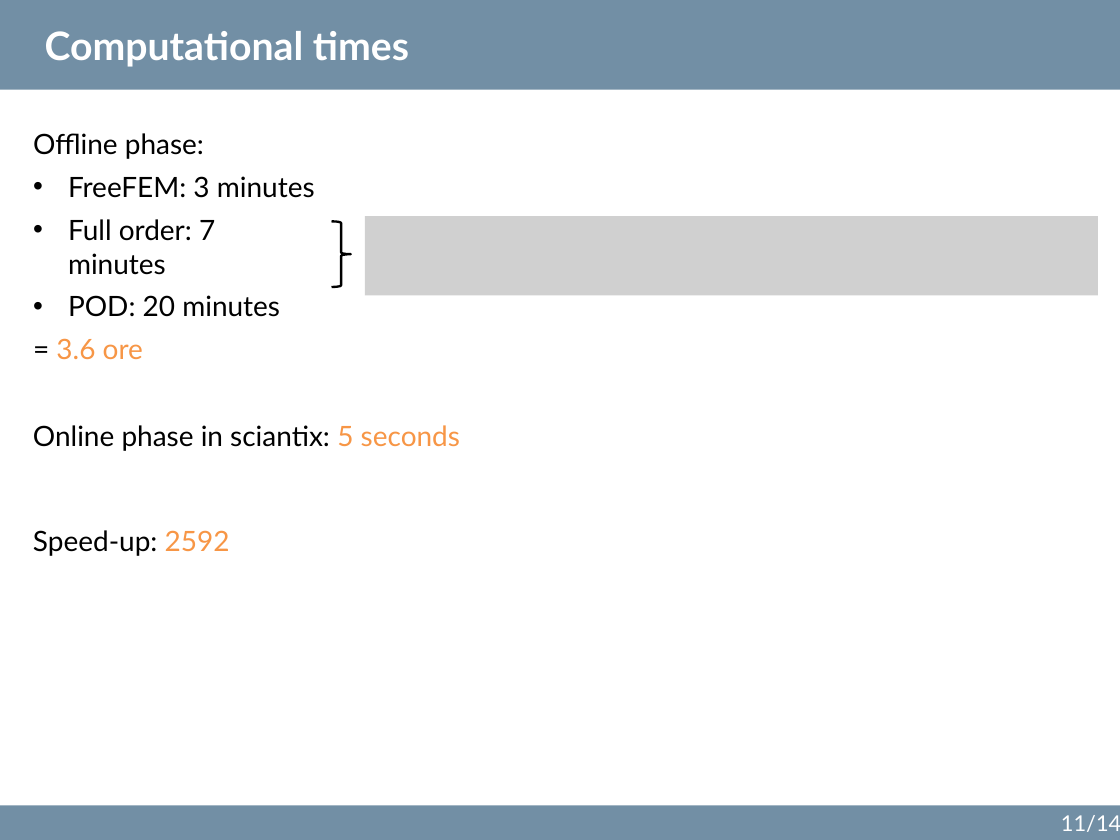
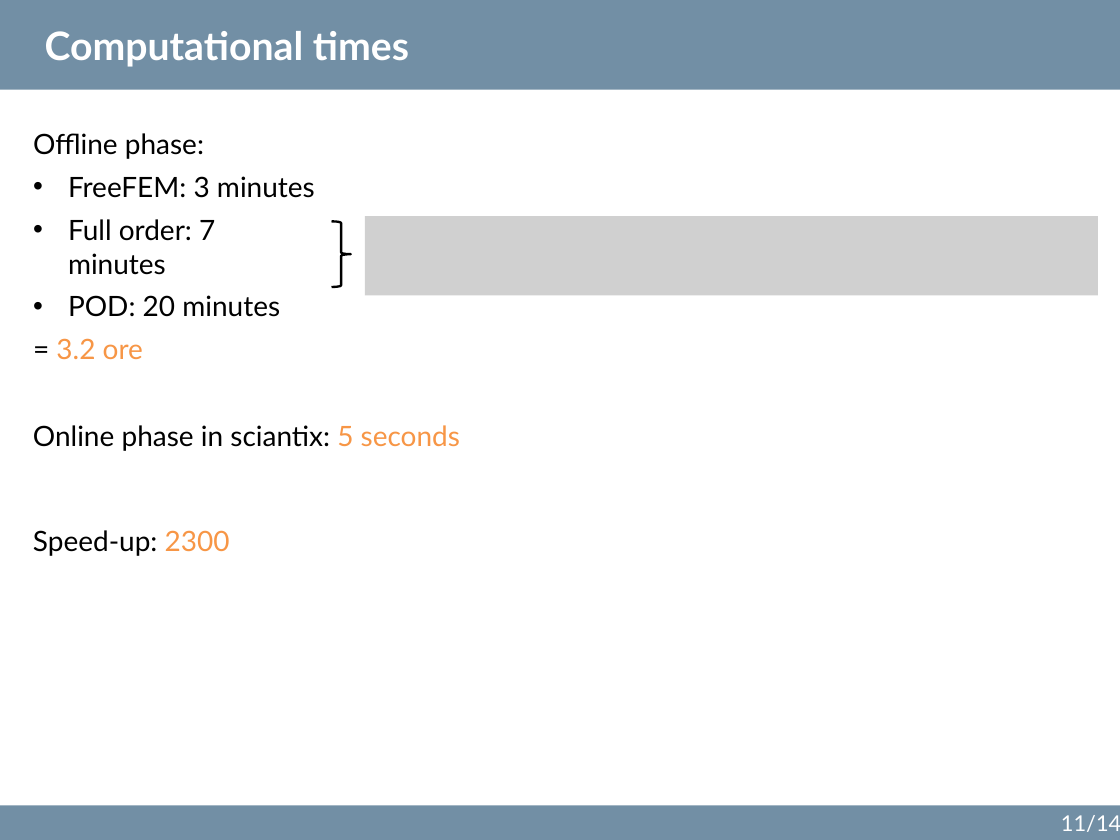
Before and after one commit to sciantix/sciantix-official, a slide deck: slide 11 of ROM updates 18 October 2024.pptx. Drawn at 1120x840 pixels with LibreOffice and Linux fonts; fonts in the diff are those of the drawing; grey boxes stand for pictures. Boxes give left, top, right and bottom in pixels: in the first picture for what was removed or moved away, otherwise in the second. Text is boxed around its words. In the diff, an @@ line names an element or a change of style, - is before the commit and + after.

```diff
--- a/ROM updates 18 October 2024.pptx
+++ b/ROM updates 18 October 2024.pptx
@@ text at (x1=56, y1=338, x2=143, y2=359): text changed @@
-= 3.6 ore
+= 3.2 ore
@@ text at (x1=33, y1=530, x2=230, y2=556): text changed @@
-Speed-up: 2592
+Speed-up: 2300
```
Also in this commit, not shown: 1 other file.
